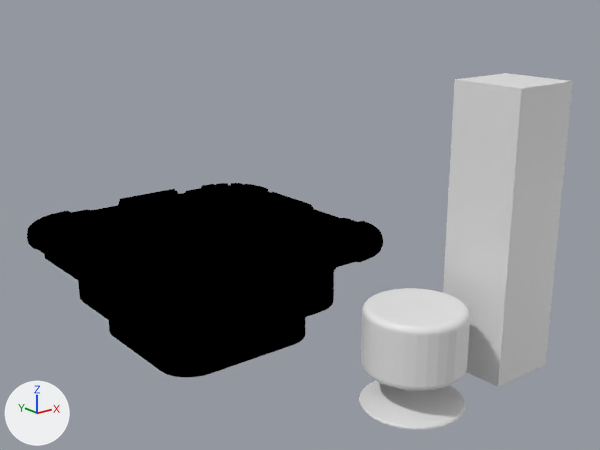
The Blender file Content/ProjectCantina/Blend/Cantina/cantina_sabacc_table_01.blend, before and after one commit.
Before and after are seen from a camera (50 mm lens) standing at (-2.68, -4.34, 2.32) and looking at (0.34, -0.56, 0.81). Arrows for +X, +Y and +Z are at lower left; the lights stay in place.

Objects in the first picture: 'Person', 'Stool', 'Table.001'.
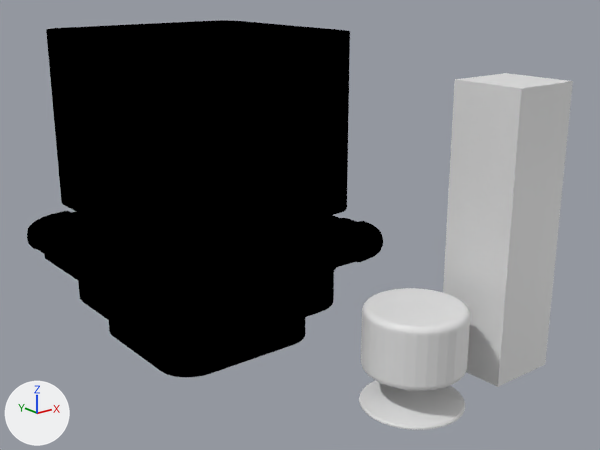
Location of each change, [x1, y1, x2, y2] in pixels of the pictures (600 x 450 px):
'Table.001', reshaped (84% taller): before [27, 183, 383, 377]; after [27, 20, 383, 377]
part 1 of me_cube_031, added (black): after [46, 20, 350, 251]

The edits, one by one:
me_cube_031 is used by ob_table_001; location (0.0, 0.0, 0.0).
me_cube_031 had 1864 vertices, 1484 faces and spanned x -0.93..0.93, y -0.93..0.93, z 0.0..0.79.
me_cube_031 now has 2032 vertices, 1625 faces and spans x -0.93..0.93, y -0.93..0.93, z 0.0..1.95.
me_cube_031 part 1: a new loose piece of 168 vertices spanning x -0.69..0.69, y -0.69..0.69, z 0.87..1.95, in mat_zenuv_generic_material_001.
